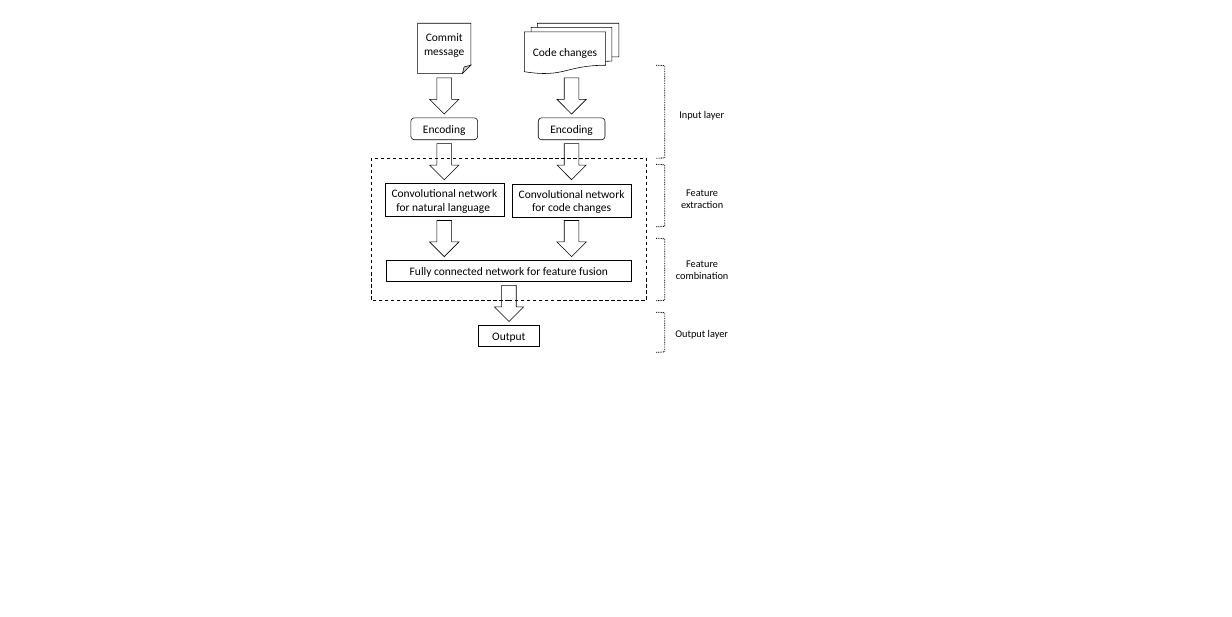
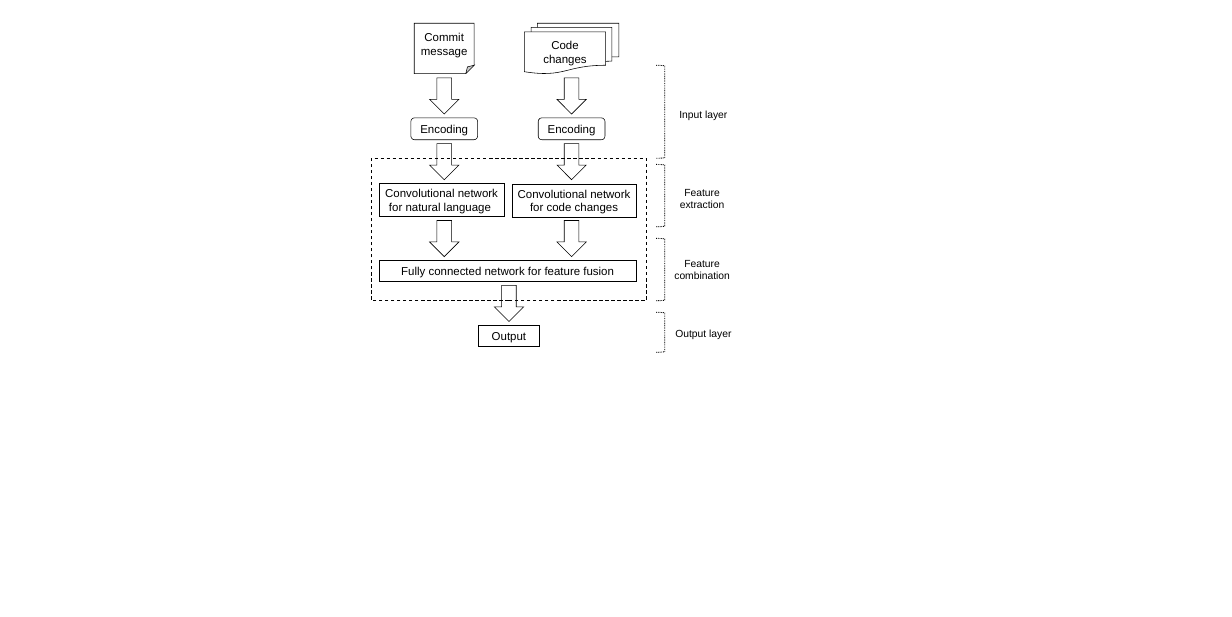
Before and after one commit to hvdthong/Just-in-time-DF-paper, a slide deck: slide 1 of figs/figures.pptx. Drawn at 1232x617 pixels with LibreOffice and Linux fonts; fonts in the diff are those of the drawing. Boxes give left, top, right and bottom in pixels: in the first picture for what was removed or moved away, otherwise in the second. Text is boxed around its words. In the diff, an @@ line names an element or a change of style, - is before the commit and + after.

```diff
--- a/figs/figures.pptx
+++ b/figs/figures.pptx
@@ font Calibri to Arial in 12 elements at (524,23,619,73), (411,118,478,140), (538,118,605,140), (478,325,539,346), (680,189,725,208), (674,260,730,279), (512,184,636,217), (679,110,727,120), (379,184,504,217), (379,261,636,282), (675,329,731,339), (414,23,474,73) @@
@@ folded corner "Commit message": place and size @@
-folded corner "Commit message" at (418,23,471,73)
+folded corner "Commit message" at (414,23,474,73)
@@ rectangle "Convolutional network for natural language": place and size @@
-rectangle "Convolutional network for natural language" at (385,184,504,217)
+rectangle "Convolutional network for natural language" at (379,184,504,217)
@@ rectangle "Convolutional network for code changes": place and size @@
-rectangle "Convolutional network for code changes" at (512,184,631,217)
+rectangle "Convolutional network for code changes" at (512,184,636,217)
@@ rectangle "Fully connected network for feature ...": place and size @@
-rectangle "Fully connected network for feature ..." at (386,261,631,282)
+rectangle "Fully connected network for feature ..." at (379,261,636,282)
```
Also in this commit, not shown: 3 other files.
